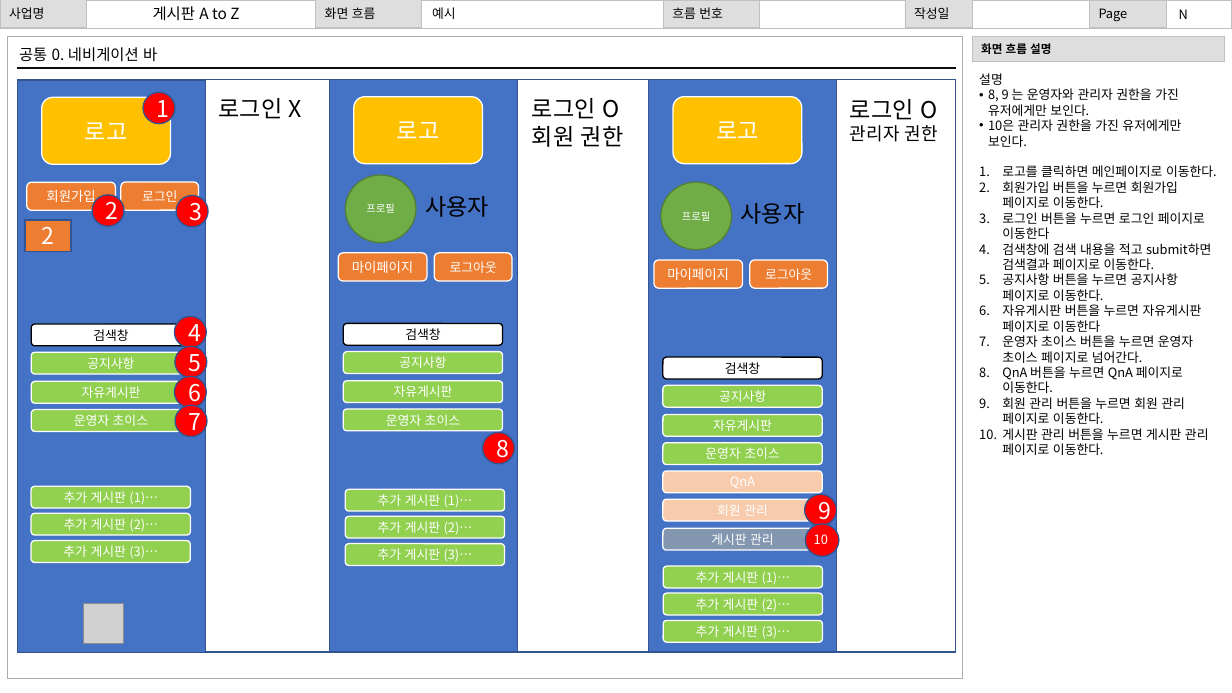
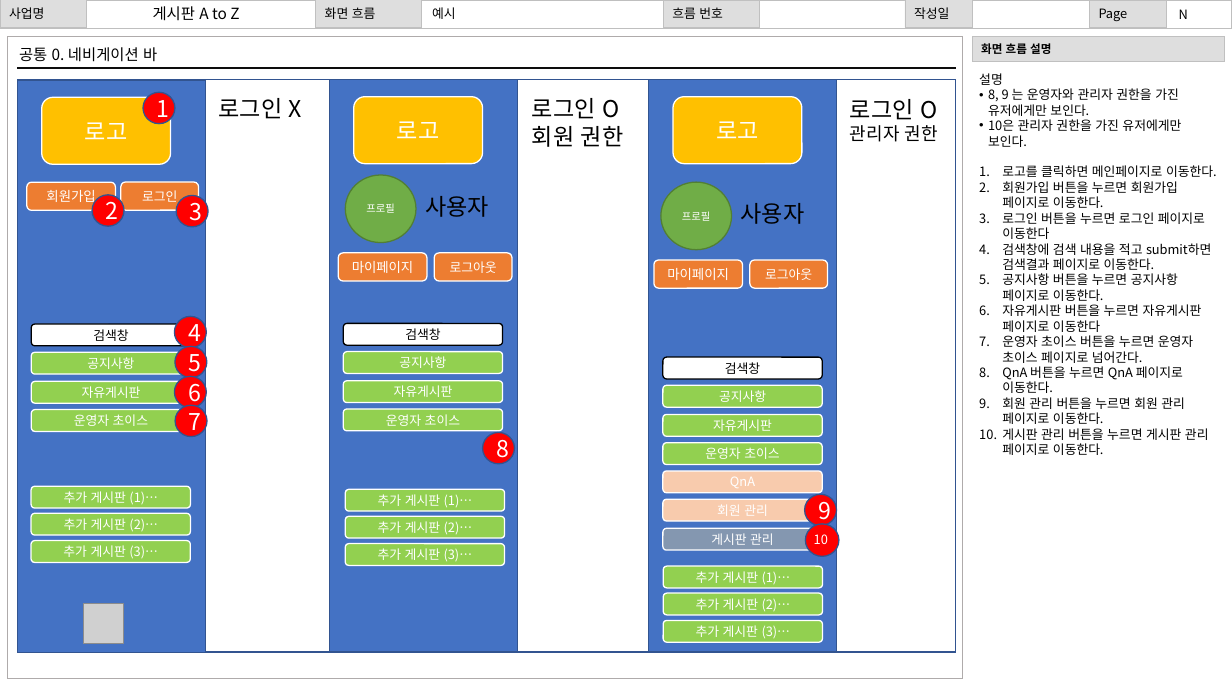
Before and after one commit to gihangShin/test, a slide deck: slide 3 of 문서/3. 화면 설계서/화면설계서_최종_2022_07_20.pptx. Drawn at 1232x693 pixels with LibreOffice and Linux fonts; fonts in the diff are those of the drawing; grey boxes stand for pictures. Boxes give left, top, right and bottom in pixels: in the first picture for what was removed or moved away, otherwise in the second. Text is boxed around its words. In the diff, an @@ line names an element or a change of style, - is before the commit and + after.

```diff
--- a/문서/3. 화면 설계서/화면설계서_최종_2022_07_20.pptx
+++ b/문서/3. 화면 설계서/화면설계서_최종_2022_07_20.pptx
@@ rectangle removed at (25,220,71,251) @@
-2
```
Also in this commit, not shown: 6 other files.
